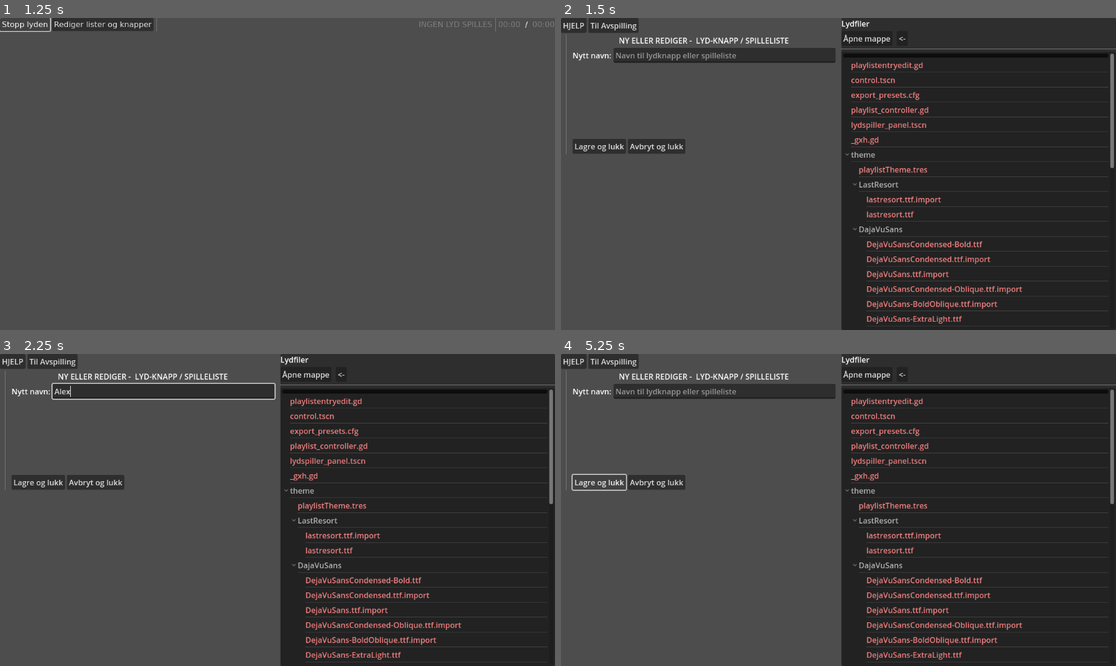
Above: before the commit, frames 1-4 (two rows, left to right).
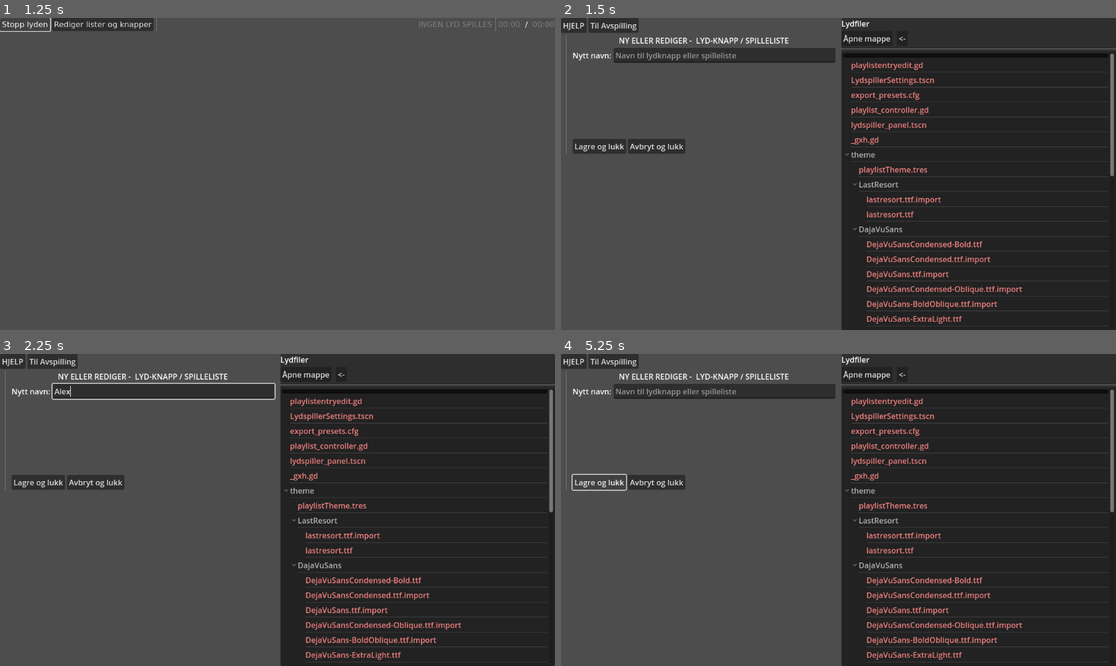
Above: after the commit, the same moments.

Repository: KvaGram/fotballklubb_music_app
Game: Godot game, scene res://lydspiller_panel.tscn
The game is run twice, just before and just after one commit, with the same random seed, the same clock (stepped at 60 frames per second) and the same inputs.
Inputs (mouse positions are in pixels of both pictures, inside the frame that each line leads up to):
- Up to frame 1 (1.25 s): click "Stopp lyden" at 0.5 s
- Up to frame 2 (1.5 s): click "Rediger lister og knapper" at 1.25 s
- Up to frame 3 (2.25 s): click (160, 391) at 2.02 s; type "Alex" at 2.1 s
- Up to frame 4 (5.25 s): click "Til Avspilling" at 2.75 s; click "Stopp lyden" at 3.5 s; click "Rediger lister og knapper" at 4.25 s; click "Lagre og lukk" at 5 s

Frame 1 is identical in both runs. In frame 2, 0.2% of the frame differs, in the area x 52-100%, y 18-51%; in frame 3, 0.2%; in frame 4, 0.2%.

Commit message:
remove old UI

Diff:
--- a/control.tscn
+++ /dev/null
@@ -1,251 +0,0 @@
-[gd_scene load_steps=4 format=3 uid="uid://cefjslefqebca"]
-
-[ext_resource type="Script" path="res://fotball_lyd_kontrol.gd" id="1_110xd"]
-[ext_resource type="Theme" uid="uid://djqyb0vxc86uq" path="res://theme/playlistTheme.tres" id="1_dc6xq"]
-[ext_resource type="PackedScene" uid="uid://dn43ygbcsao74" path="res://AudioVisualizer.tscn" id="3_kw2w2"]
-
-[node name="Lydspiller" type="Control"]
-layout_mode = 3
-anchors_preset = 15
-anchor_right = 1.0
-anchor_bottom = 1.0
-grow_horizontal = 2
-grow_vertical = 2
-theme = ExtResource("1_dc6xq")
-script = ExtResource("1_110xd")
-
-[node name="audio" type="AudioStreamPlayer" parent="."]
-unique_name_in_owner = true
-bus = &"Analyser"
-
-[node name="FileDialog" type="FileDialog" parent="."]
-unique_name_in_owner = true
-title = "Open a Directory"
-size = Vector2i(606, 162)
-ok_button_text = "Select Current Folder"
-file_mode = 2
-access = 2
-
-[node name="VBoxContainer" type="VBoxContainer" parent="."]
-layout_mode = 1
-anchors_preset = 15
-anchor_right = 1.0
-anchor_bottom = 1.0
-grow_horizontal = 2
-grow_vertical = 2
-theme = ExtResource("1_dc6xq")
-
-[node name="HBoxContainer" type="HBoxContainer" parent="VBoxContainer"]
-layout_mode = 2
-size_flags_vertical = 4
-theme = ExtResource("1_dc6xq")
-
-[node name="GetSound" type="Button" parent="VBoxContainer/HBoxContainer"]
-unique_name_in_owner = true
-layout_mode = 2
-size_flags_horizontal = 0
-size_flags_vertical = 4
-theme = ExtResource("1_dc6xq")
-text = "Trykk her for å laste inn snutter"
-
-[node name="StopSound" type="Button" parent="VBoxContainer/HBoxContainer"]
-unique_name_in_owner = true
-layout_mode = 2
-size_flags_horizontal = 8
-size_flags_vertical = 4
-theme = ExtResource("1_dc6xq")
-text = "Stopp lyden"
-
-[node name="Playmode" type="Button" parent="VBoxContainer/HBoxContainer"]
-unique_name_in_owner = true
-layout_mode = 2
-theme = ExtResource("1_dc6xq")
-text = "til spillelister"
-
-[node name="VSeparator" type="VSeparator" parent="VBoxContainer/HBoxContainer"]
-layout_mode = 2
-theme = ExtResource("1_dc6xq")
-
-[node name="AudioInfoBox" type="Control" parent="VBoxContainer/HBoxContainer"]
-layout_mode = 2
-size_flags_horizontal = 3
-
-[node name="Audioinfo" type="HBoxContainer" parent="VBoxContainer/HBoxContainer/AudioInfoBox"]
-unique_name_in_owner = true
-layout_mode = 1
-anchors_preset = 15
-anchor_right = 1.0
-anchor_bottom = 1.0
-grow_horizontal = 2
-grow_vertical = 2
-size_flags_horizontal = 3
-theme = ExtResource("1_dc6xq")
-alignment = 2
-
-[node name="audioname" type="Label" parent="VBoxContainer/HBoxContainer/AudioInfoBox/Audioinfo"]
-unique_name_in_owner = true
-layout_mode = 2
-theme = ExtResource("1_dc6xq")
-theme_override_colors/font_color = Color(0.498039, 0.498039, 0.498039, 1)
-text = "INGEN LYD SPILLES"
-
-[node name="VSeparator" type="VSeparator" parent="VBoxContainer/HBoxContainer/AudioInfoBox/Audioinfo"]
-layout_mode = 2
-theme = ExtResource("1_dc6xq")
-
-[node name="audiotime" type="Label" parent="VBoxContainer/HBoxContainer/AudioInfoBox/Audioinfo"]
-unique_name_in_owner = true
-layout_mode = 2
-theme = ExtResource("1_dc6xq")
-theme_override_colors/font_color = Color(0.498039, 0.498039, 0.498039, 1)
-text = "00:00"
-
-[node name="seperator" type="Label" parent="VBoxContainer/HBoxContainer/AudioInfoBox/Audioinfo"]
-layout_mode = 2
-theme = ExtResource("1_dc6xq")
-text = " / "
-
-[node name="audiolength" type="Label" parent="VBoxContainer/HBoxContainer/AudioInfoBox/Audioinfo"]
-unique_name_in_owner = true
-layout_mode = 2
-theme = ExtResource("1_dc6xq")
-theme_override_colors/font_color = Color(0.498039, 0.498039, 0.498039, 1)
-text = "00.00"
-
-[node name="Visualizer" parent="VBoxContainer/HBoxContainer/AudioInfoBox" instance=ExtResource("3_kw2w2")]
-unique_name_in_owner = true
-layout_mode = 1
-anchors_preset = 15
-anchor_right = 1.0
-anchor_bottom = 1.0
-offset_right = 0.0
-offset_bottom = 0.0
-grow_horizontal = 2
-grow_vertical = 2
-mouse_filter = 2
-color = Color(0, 0.784314, 0, 1)
-
-[node name="HSeparator" type="HSeparator" parent="VBoxContainer"]
-layout_mode = 2
-theme = ExtResource("1_dc6xq")
-
-[node name="ScrollContainer" type="ScrollContainer" parent="VBoxContainer"]
-layout_mode = 2
-size_flags_vertical = 3
-theme = ExtResource("1_dc6xq")
-vertical_scroll_mode = 0
-
-[node name="Tabs" type="TabContainer" parent="VBoxContainer/ScrollContainer"]
-unique_name_in_owner = true
-layout_mode = 2
-size_flags_horizontal = 3
-size_flags_vertical = 3
-theme = ExtResource("1_dc6xq")
-tabs_visible = false
-
-[node name="snuttcontainer" type="HBoxContainer" parent="VBoxContainer/ScrollContainer/Tabs"]
-layout_mode = 2
-theme = ExtResource("1_dc6xq")
-
-[node name="Plistbuilder" type="HBoxContainer" parent="VBoxContainer/ScrollContainer/Tabs/snuttcontainer"]
-unique_name_in_owner = true
-layout_mode = 2
-size_flags_horizontal = 2
-theme = ExtResource("1_dc6xq")
-
-[node name="VBoxContainer" type="VBoxContainer" parent="VBoxContainer/ScrollContainer/Tabs/snuttcontainer/Plistbuilder"]
-layout_mode = 2
-theme = ExtResource("1_dc6xq")
-
-[node name="Label" type="Label" parent="VBoxContainer/ScrollContainer/Tabs/snuttcontainer/Plistbuilder/VBoxContainer"]
-layout_mode = 2
-theme = ExtResource("1_dc6xq")
-text = "Spilleliste-bygger
-Trykk på en sang for å legge til."
-
-[node name="ListNameEditBox" type="HBoxContainer" parent="VBoxContainer/ScrollContainer/Tabs/snuttcontainer/Plistbuilder/VBoxContainer"]
-unique_name_in_owner = true
-layout_mode = 2
-theme = ExtResource("1_dc6xq")
-
-[node name="Label" type="Label" parent="VBoxContainer/ScrollContainer/Tabs/snuttcontainer/Plistbuilder/VBoxContainer/ListNameEditBox"]
-layout_mode = 2
-theme = ExtResource("1_dc6xq")
-text = "Navn: "
-
-[node name="ListNameEntry" type="LineEdit" parent="VBoxContainer/ScrollContainer/Tabs/snuttcontainer/Plistbuilder/VBoxContainer/ListNameEditBox"]
-unique_name_in_owner = true
-layout_mode = 2
-size_flags_horizontal = 3
-theme = ExtResource("1_dc6xq")
-placeholder_text = "Min Spilleliste"
-
-[node name="ListNameWarn" type="Label" parent="VBoxContainer/ScrollContainer/Tabs/snuttcontainer/Plistbuilder/VBoxContainer/ListNameEditBox"]
-unique_name_in_owner = true
-layout_mode = 2
-theme = ExtResource("1_dc6xq")
-theme_override_colors/font_color = Color(1, 0, 0, 1)
-theme_override_colors/font_outline_color = Color(0.764706, 0.764706, 0, 1)
-text = "!!!"
-
-[node name="SavePlaylist" type="Button" parent="VBoxContainer/ScrollContainer/Tabs/snuttcontainer/Plistbuilder/VBoxContainer"]
-layout_mode = 2
-theme = ExtResource("1_dc6xq")
-text = "Lagre spilleliste"
-
-[node name="HSeparator" type="HSeparator" parent="VBoxContainer/ScrollContainer/Tabs/snuttcontainer/Plistbuilder/VBoxContainer"]
-layout_mode = 2
-theme = ExtResource("1_dc6xq")
-
-[node name="ScrollContainer" type="ScrollContainer" parent="VBoxContainer/ScrollContainer/Tabs/snuttcontainer/Plistbuilder/VBoxContainer"]
-layout_mode = 2
-size_flags_vertical = 3
-theme = ExtResource("1_dc6xq")
-horizontal_scroll_mode = 0
-vertical_scroll_mode = 2
-
-[node name="Plistentryeditors" type="VBoxContainer" parent="VBoxContainer/ScrollContainer/Tabs/snuttcontainer/Plistbuilder/VBoxContainer/ScrollContainer"]
-unique_name_in_owner = true
-layout_mode = 2
-theme = ExtResource("1_dc6xq")
-
-[node name="VSeparator" type="VSeparator" parent="VBoxContainer/ScrollContainer/Tabs/snuttcontainer/Plistbuilder"]
-layout_mode = 2
-size_flags_horizontal = 3
-theme = ExtResource("1_dc6xq")
-
-[node name="snutter" type="VFlowContainer" parent="VBoxContainer/ScrollContainer/Tabs/snuttcontainer"]
-unique_name_in_owner = true
-layout_mode = 2
-size_flags_vertical = 3
-theme = ExtResource("1_dc6xq")
-
-[node name="playlistcontainer" type="ScrollContainer" parent="VBoxContainer/ScrollContainer/Tabs"]
-visible = false
-layout_mode = 2
-theme = ExtResource("1_dc6xq")
-horizontal_scroll_mode = 0
-vertical_scroll_mode = 2
-
-[node name="newplaylist" type="VBoxContainer" parent="VBoxContainer/ScrollContainer/Tabs/playlistcontainer"]
-layout_mode = 2
-size_flags_horizontal = 3
-theme = ExtResource("1_dc6xq")
-
-[node name="NewPlaylistBtn" type="Button" parent="VBoxContainer/ScrollContainer/Tabs/playlistcontainer/newplaylist"]
-layout_mode = 2
-theme = ExtResource("1_dc6xq")
-text = "Trykk her for å lage ny spilleliste"
-
-[node name="PlaylistContainer" type="VBoxContainer" parent="VBoxContainer/ScrollContainer/Tabs/playlistcontainer/newplaylist"]
-unique_name_in_owner = true
-layout_mode = 2
-theme_override_constants/separation = 20
-
-[connection signal="dir_selected" from="FileDialog" to="." method="_on_file_dialog_dir_selected"]
-[connection signal="pressed" from="VBoxContainer/HBoxContainer/GetSound" to="." method="_on_get_sound_pressed"]
-[connection signal="pressed" from="VBoxContainer/HBoxContainer/StopSound" to="." method="_on_stop_sound_pressed"]
-[connection signal="pressed" from="VBoxContainer/HBoxContainer/Playmode" to="." method="_on_playmode_pressed"]
-[connection signal="text_changed" from="VBoxContainer/ScrollContainer/Tabs/snuttcontainer/Plistbuilder/VBoxContainer/ListNameEditBox/ListNameEntry" to="." method="_on_list_name_entry_text_changed"]
-[connection signal="pressed" from="VBoxContainer/ScrollContainer/Tabs/snuttcontainer/Plistbuilder/VBoxContainer/SavePlaylist" to="." method="_on_save_playlist_pressed"]
-[connection signal="pressed" from="VBoxContainer/ScrollContainer/Tabs/playlistcontainer/newplaylist/NewPlaylistBtn" to="." method="_on_new_playlist_btn_pressed"]
--- a/fotball_lyd_kontrol.gd
+++ /dev/null
@@ -1,248 +0,0 @@
-extends Control
-
-var config:ConfigFile
-var _config_path:String = "user://listdata.cfg"
-enum Mode { SINGLE=0,PLAYLIST=1,PLAYLISTEDIT=2 }
-
-var mode:Mode
-var audio:AudioStreamPlayer
-var dir:String = ""
-var was_playing_audio:bool = false
-var controller_callback:PlaylistController = null
-#var playlist_mode:bool = false
-var playlistdata:Dictionary = {}
-
-#var playlist_edit_mode:bool = false
-var playlistedit_entries:Array[String] = []
-var playlistedit_name:String
-
-# Saving new playlist. Whatever to overwrite existing playlist of same name.
-# resets when saving a playlist, or when playlist name changes.
-var overwrite_flag:bool
-
-@onready var playlistentryedit:PackedScene = preload("res://playlistentryedit.tscn")
-@onready var playlistcontroller:PackedScene = preload("res://playlist_controller.tscn")
-
-# Called when the node enters the scene tree for the first time.
-func _ready():
-	audio = %audio
-	%audioname.text = "INGEN LYD SPILLES"
-	%audiolength.text = "00:00"
-	%audiotime.text = "00:00"
-
-	#load user config
-	config = ConfigFile.new()
-	var status:int = config.load(_config_path)
-	if status == OK:
-		dir = config.get_value("lastused", "dir", "")
-		playlistdata = config.get_value("playlists", "lists", {})
-		if dir != "":
-			_on_file_dialog_dir_selected(dir)
-	clearPlaylistEdit()
-	update_playlists()
-	setmode(Mode.SINGLE)
-	#Do not quit application automatically.
-	get_tree().set_auto_accept_quit(false)
-
-#Ensure the app does not close untill anything important is saved.
-func _notification(what):
-	if what == NOTIFICATION_WM_CLOSE_REQUEST:
-		print("Goodbye world")
-		save_data()
-		get_tree().quit() #closes application
-
-func setmode(newMode):
-	mode = newMode
-	%Tabs.current_tab = 1 if mode==Mode.PLAYLIST else 0
-	%Playmode.text = "Spill spillelister" if mode == Mode.SINGLE else "Spill enkeltlåter"
-	%GetSound.disabled = mode == Mode.PLAYLIST
-	%StopSound.disabled = mode == Mode.PLAYLISTEDIT
-	%Plistbuilder.visible = mode == Mode.PLAYLISTEDIT
-
-func _process(_delta):
-	if audio.playing == true:
-		%audiotime.text = _tosecminString(audio.get_playback_position())
-		was_playing_audio = true
-	elif was_playing_audio:
-		onAudioFinished()
-func _tosecminString(sec) -> String:
-	var s:int = int(sec) % 60
-	var m:int = int(sec) / 60
-	return "%02d:%02d" % [m, s]
-
-func _on_file_dialog_dir_selected(newdir):
-	for c in %snutter.get_children():
-		c.free()
-	dir = newdir
-	var filepaths:PackedStringArray = DirAccess.get_files_at(dir)
-	for f in filepaths:
-		var btn:Button = Button.new()
-		btn.set_script(load("res://lydknapp.gd"))
-		btn.lyd = dir + "/" + f
-		btn.text = f.get_basename()
-		btn.pressed.connect(btn.on_pressed)
-		btn.play.connect(on_audio_pressed)
-		%snutter.add_child(btn)
-
-func _on_get_sound_pressed():
-	%FileDialog.popup_centered(Vector2i(600, 600))
-
-func on_audio_pressed(path:String):
-	if mode == Mode.PLAYLISTEDIT:
-		add_to_playlist(path)
-	else:
-		play(path)
-func play(path:String):
-	audio.stream = load_audio(path)
-	audio.play()
-	%Visualizer.disabled = false
-
-	if audio.playing == true:
-		%audioname.text = path.get_basename().get_file()
-		%Audioinfo.tooltip_text = path
-		%audiolength.text = _tosecminString(audio.stream.get_length())
-		%audiotime.text = _tosecminString(audio.get_playback_position())
-func play_list(path:String, callback:PlaylistController):
-	#disable old visualizer if applicable
-	if controller_callback != null && is_instance_valid(controller_callback):
-		controller_callback.visualizer.disabled = true
-		#pass
-	#set new callback refrence
-	controller_callback = callback
-	#enable new visualizer
-	callback.visualizer.disabled = false
-	play(path)
-func onAudioFinished():
-	#if autoplay, call it from callback
-	if controller_callback != null && is_instance_valid(controller_callback):
-		controller_callback.next()
-		controller_callback.visualizer.disabled = true
-		if false: #autoplay
-			controller_callback.onPlayPressed()
-			return
-	#reset playinfo
-	controller_callback = null
-	%Visualizer.disabled = true
-	%audioname.text = "INGEN LYD SPILLES"
-	%Audioinfo.tooltip_text = ""
-	%audiolength.text = "00:00"
-	%audiotime.text = "00:00"
-
-func load_audio(path:String):
-	var file:FileAccess = FileAccess.open(path, FileAccess.READ)
-	var sound:AudioStream
-	if path.get_extension() == "mp3": # .ends_with(".mp3"):
-		sound = AudioStreamMP3.new()
-		sound.data = file.get_buffer(file.get_length())
-	elif path.get_extension() == "wav": #.ends_with(".wav"):
-		sound = AudioStreamWAV.new()
-		sound.stereo = true
-		sound.format = sound.FORMAT_16_BITS
-		sound.data = file.get_buffer(file.get_length())
-	#elif path.get_extension() == "ogg": #.ends_with(".ogg"):
-	#	sound = AudioStreamOggVorbis.new()
-	#	sound.data = file.get_buffer(file.get_length())
-	file = null
-	return sound
-
-func _on_stop_sound_pressed():
-	audio.stop()
-
-#### PLAYLIST MODE ####
-func _on_playmode_pressed():
-	if mode == Mode.SINGLE:
-		setmode(Mode.PLAYLIST)
-	else:
-		setmode(Mode.SINGLE)
-func _on_new_playlist_btn_pressed():
-	setmode(Mode.PLAYLISTEDIT)
-
-func update_playlists():
-	var clist:Array = %PlaylistContainer.get_children()
-	var ci:int = 0
-	for p in playlistdata.values():
-		var c:PlaylistController
-		if(ci < clist.size()):
-			c = clist[ci]
-		else:
-			c = playlistcontroller.instantiate()
-			%PlaylistContainer.add_child(c)
-			c.play.connect(play_list)
-			c.indexUpdated.connect(update_list_index)
-			c.deleteList.connect(on_delete_list)
-		c.setPlaylist(p.get("list", PackedStringArray([])), p.get("name", "unnamed playlist"))
-		c.setIndex(p.get("play_index", 0))
-		ci += 1
-	#remove excess playlist controllers
-	while ci < clist.size():
-		clist[ci].queue_free()
-		ci += 1
-func update_list_index(name, newindex):
-	if not playlistdata.has(name):
-		printerr("Error. playlist % not found"%[name])
-		return
-	playlistdata[name]["play_index"] = newindex
-func save_data():
-	config.set_value("playlists", "lists", playlistdata)
-	config.set_value("lastused", "dir", dir)
-	config.save(_config_path)
-
-
-#### PLAYLIST EDIT ####
-func _on_save_playlist_pressed():
-	var name = %ListNameEntry.text
-	if len(name) < 2:
-		%ListNameWarn.visible = true
-		%ListNameEditBox.tooltip_text = "Navnet er for kort"
-		return
-	elif playlistdata.has(name):
-		if not overwrite_flag:
-			%ListNameWarn.visible = true #ERROR! This seem to have passed without holding shift.
-			%ListNameEditBox.tooltip_text = "En spilleliste med det navnet finnes allerede. Trykk igjen for å overskrive"
-			overwrite_flag = true
-			return
-
-	var data = {"list" : playlistedit_entries.duplicate(), "name" : name}
-	if playlistdata.has(name):
-		playlistdata[name].merge(data, true) #this preserves play index if present
-	else:
-		playlistdata[name] = data
-	clearPlaylistEdit()
-	update_playlists()
-	setmode(Mode.PLAYLIST)
-
-func on_delete_list(name):
-	playlistdata.erase(name)
-	update_playlists()
-
-func _on_list_name_entry_text_changed(_new_text):
-	%ListNameWarn.visible = false
-	%ListNameEditBox.tooltip_text = "..."
-	overwrite_flag = false
-
-func clearPlaylistEdit():
-	overwrite_flag = false
-	%ListNameWarn.visible = false
-	%ListNameEditBox.tooltip_text = "ingen feil"
-	%ListNameEntry.clear()
-	playlistedit_entries.clear()
-	for c in %Plistentryeditors.get_children():
-		%Plistentryeditors.remove_child(c)
-		c.queue_free()
-
-func add_to_playlist(path:String):
-	var entrybox:Node = playlistentryedit.instantiate()
-	entrybox.set_path(path)
-	entrybox.set_index(len(playlistedit_entries))
-	entrybox.delete.connect(on_playlist_entry_delete)
-	playlistedit_entries.append(path)
-	%Plistentryeditors.add_child(entrybox)
-func on_playlist_entry_delete(index:int):
-	var d = %Plistentryeditors.get_child(index)
-	%Plistentryeditors.remove_child(d)
-	d.queue_free()
-	playlistedit_entries.remove_at(index)
-	var i:int = 0
-	for c in %Plistentryeditors.get_children():
-		c.set_index(i)
-		i += 1
--- a/lydknapp.gd
+++ /dev/null
@@ -1,7 +0,0 @@
-extends Button
-
-signal play(lyd)
-
-var lyd:String = ""
-func on_pressed():
-	emit_signal("play", lyd)
--- a/lydspiller_panel.gd
+++ b/lydspiller_panel.gd
@@ -131,4 +131,4 @@
 
 func switchToSettingsScene():
 	save_data()
-	get_tree().change_scene_to_file("res://settings.tscn")
+	get_tree().change_scene_to_file("res://LydspillerSettings.tscn")
Renamed: settings.tscn -> LydspillerSettings.tscn
